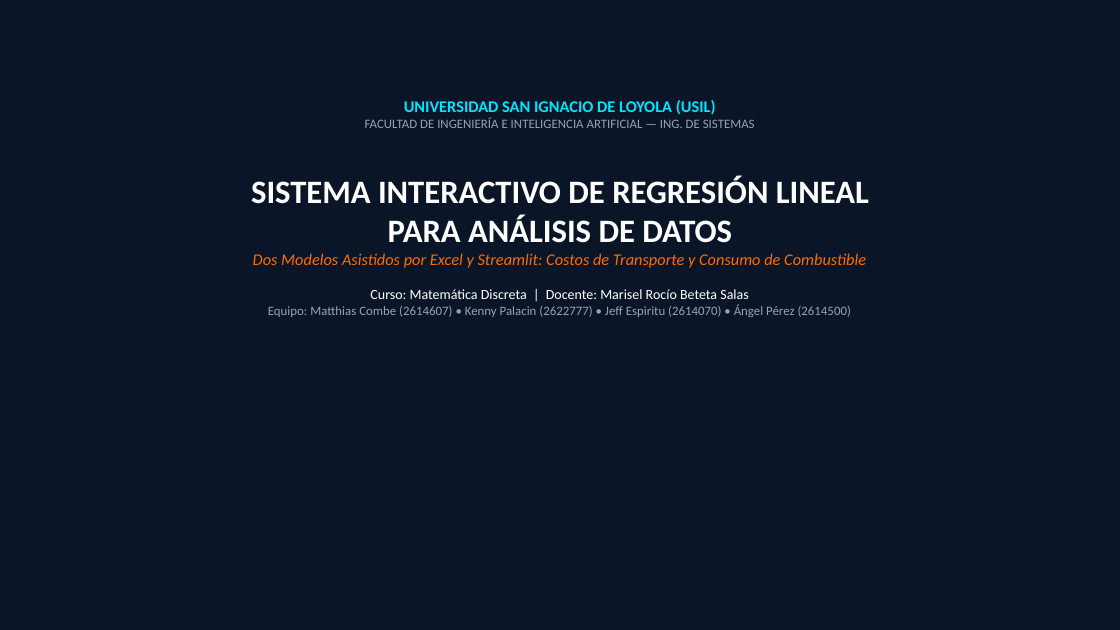
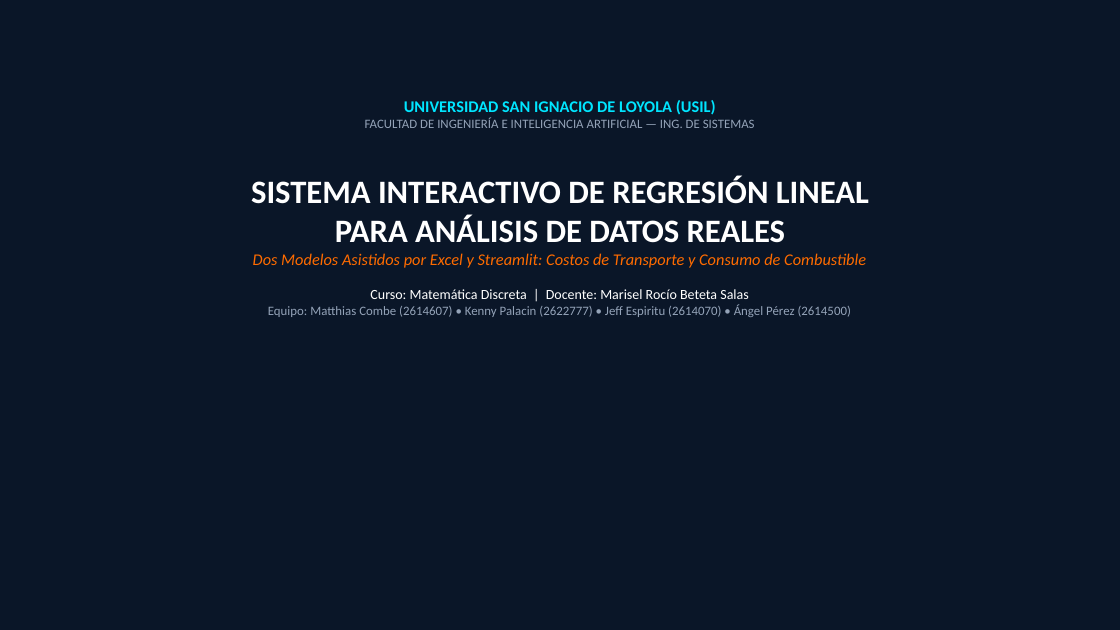
Before and after one commit to Kenny2006-PE/entregable_matematica, a slide deck: slide 1 of 02 Presentación.pptx. Drawn at 1120x630 pixels with LibreOffice and Linux fonts; fonts in the diff are those of the drawing. Boxes give left, top, right and bottom in pixels: in the first picture for what was removed or moved away, otherwise in the second. Text is boxed around its words. In the diff, an @@ line names an element or a change of style, - is before the commit and + after.

```diff
--- a/02 Presentación.pptx
+++ b/02 Presentación.pptx
@@ text at [251, 176, 869, 243]: text changed @@
-SISTEMA INTERACTIVO DE REGRESIÓN LINEAL
-PARA ANÁLISIS DE DATOS
+SISTEMA INTERACTIVO DE REGRESIÓN LINEAL
+PARA ANÁLISIS DE DATOS REALES
```
Also in this commit, not shown: 5 other slides changed, 11 other files.
